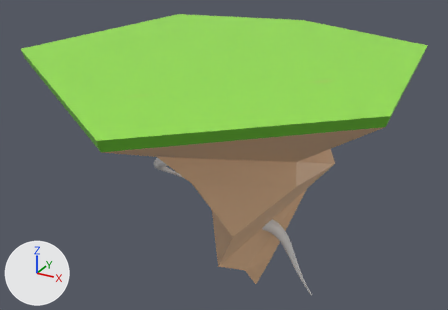
An edit to the Blender file Swap Shot/Assets/Models/Terrain/Islands/FloatingIsland/floatingIsland.blend, drawn before and after from the same camera.
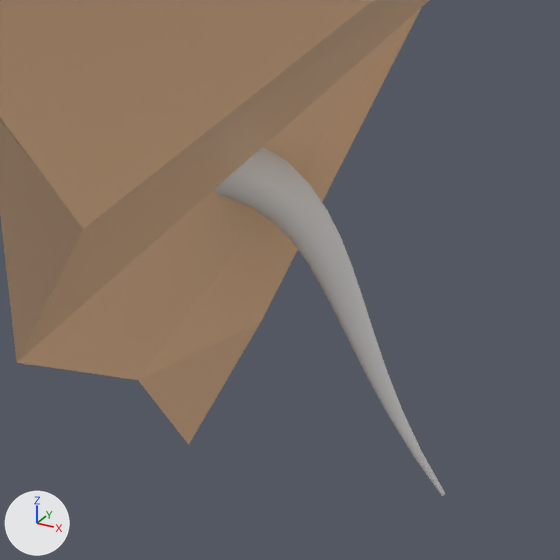
The first picture shows the older version from a 50 mm lens placed at (5.79, -10.97, 3.97), pointed at (-0.14, -0.2, -1.41). The close-ups show both versions on the part from 48% to 75% of the width and 60% to 100% of the height of that picture; other places that the commit changed are outside them. The axes (+X, +Y, +Z) are drawn at lower left. The lights are the same throughout.

The first close-up shows 'BezierCurve', 'Cylinder'.
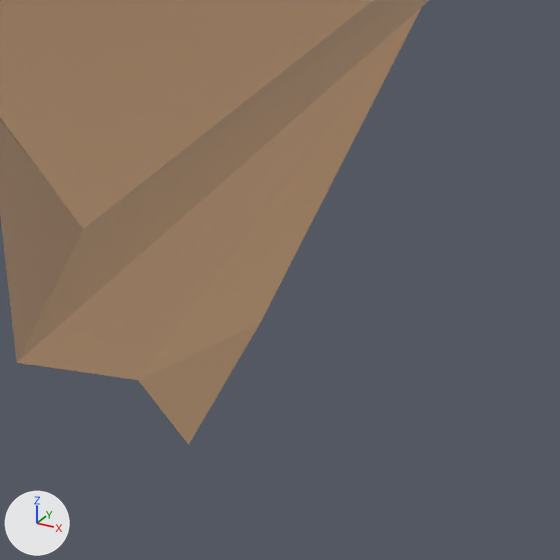
Pixel boxes (x1, y1, x2, y2) of what changed, in the close-ups (560 x 560 px):
```json
{"object": "BezierCurve", "change": "deleted", "before": [215, 147, 445, 496]}
```

Edits to the scene script, one JSON object a line:
```json
{"op": "remove", "block": "ob_beziercurve", "code": ["ob_beziercurve = bpy.data.objects.new('BezierCurve', cu_beziercurve)", "ob_beziercurve.location = (1.341, 0.0, -3.7)", "ob_beziercurve.rotation_euler = (1.306, 0.865, -0.00412)  # degrees (75, 50, -0.2)"]}
```
